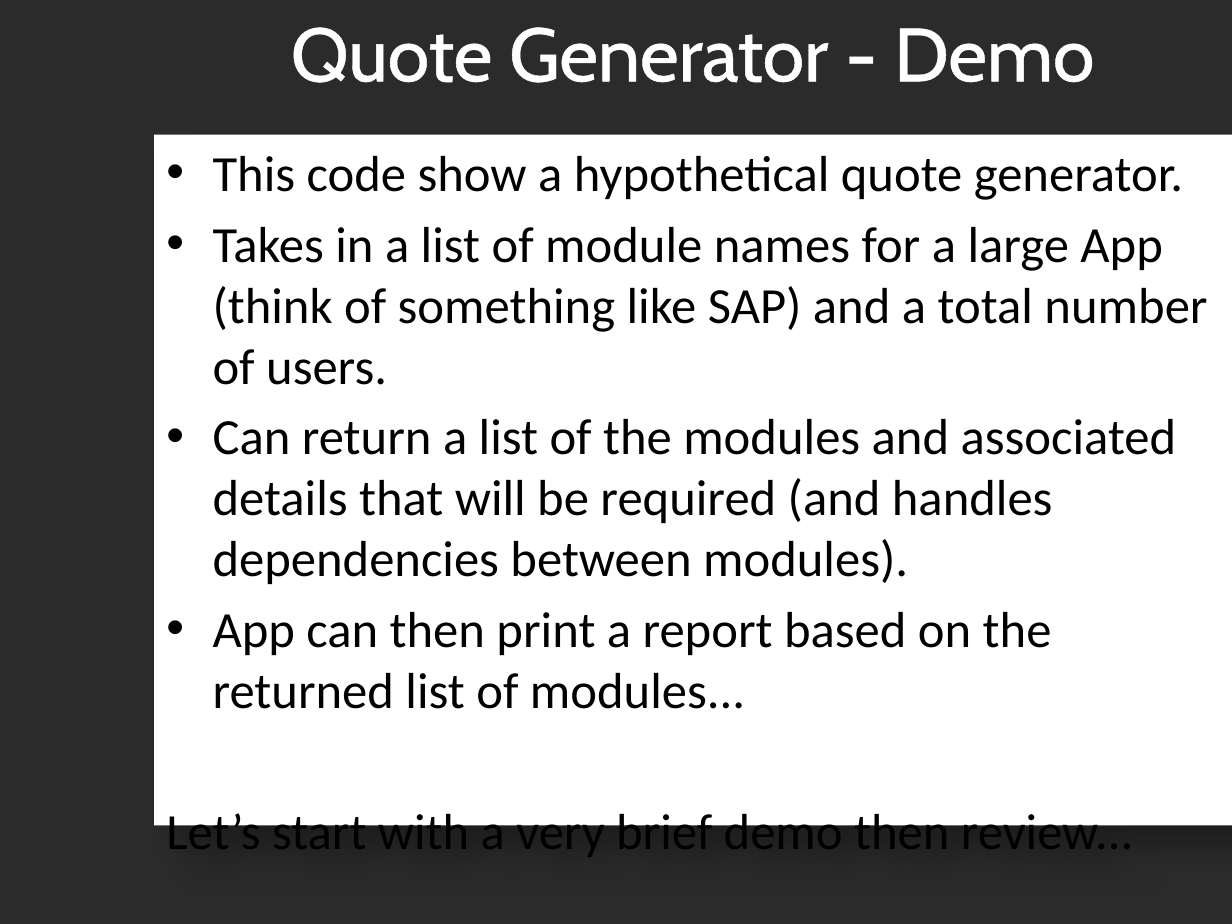
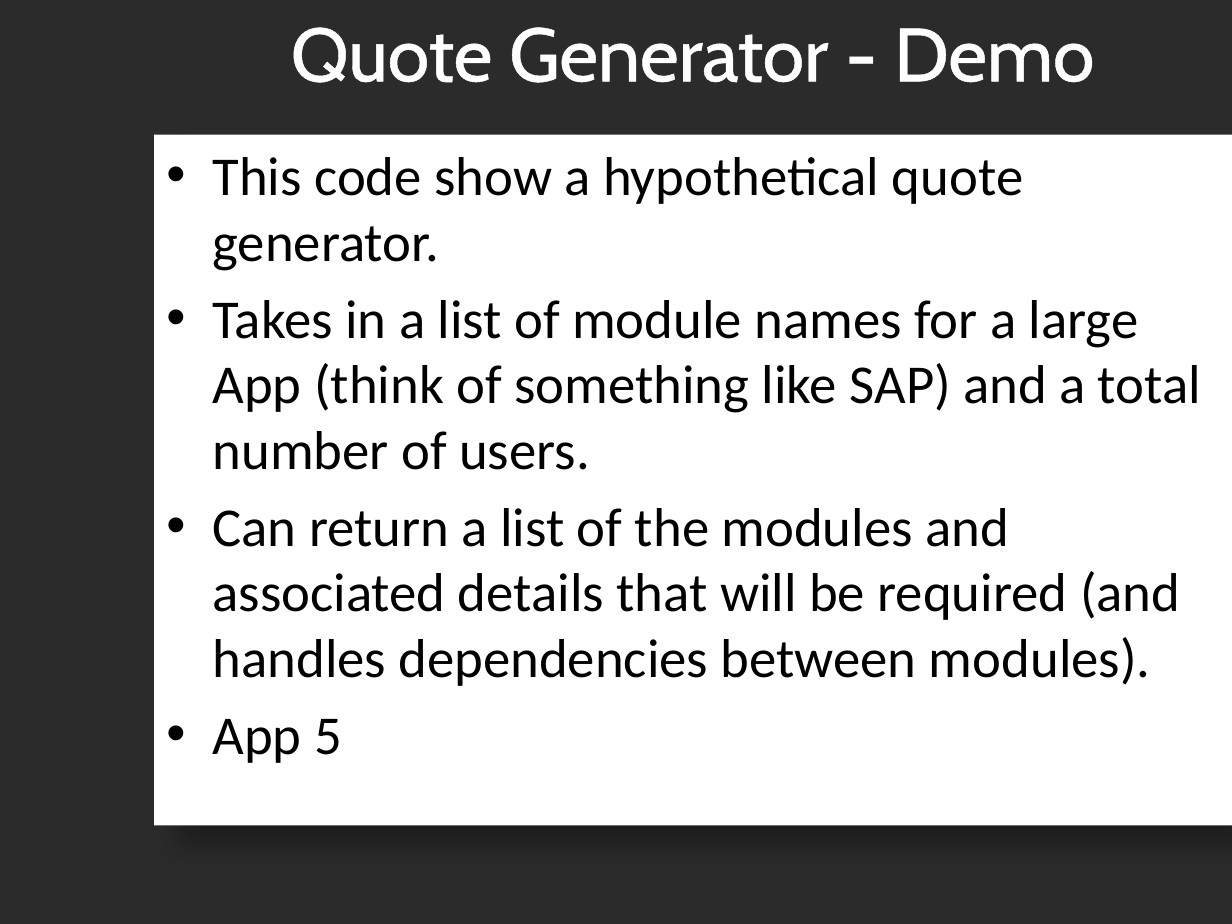
Before and after one commit to JFDu/devdefined-tools, a slide deck: slide 33 of presentations/2009/DSL/DSL_Presentation.pptx. Drawn at 1232x924 pixels with LibreOffice and Linux fonts; fonts in the diff are those of the drawing; background and template pictures are left out; a plain dark background stands for a picture behind light text. Boxes give left, top, right and bottom in pixels: in the first picture for what was removed or moved away, otherwise in the second. Text is boxed around its words. In the diff, an @@ line names an element or a change of style, - is before the commit and + after.

```diff
--- a/presentations/2009/DSL/DSL_Presentation.pptx
+++ b/presentations/2009/DSL/DSL_Presentation.pptx
@@ text at <box>213,157,1201,686</box>: size 29.6 to 32 pt @@
@@ text at <box>213,719,342,763</box>: text changed; size 29.6 to 32 pt @@
-• App can then print a report based on the returned list of modules...
-Let’s start with a very brief demo then review...
+• App 5
```
